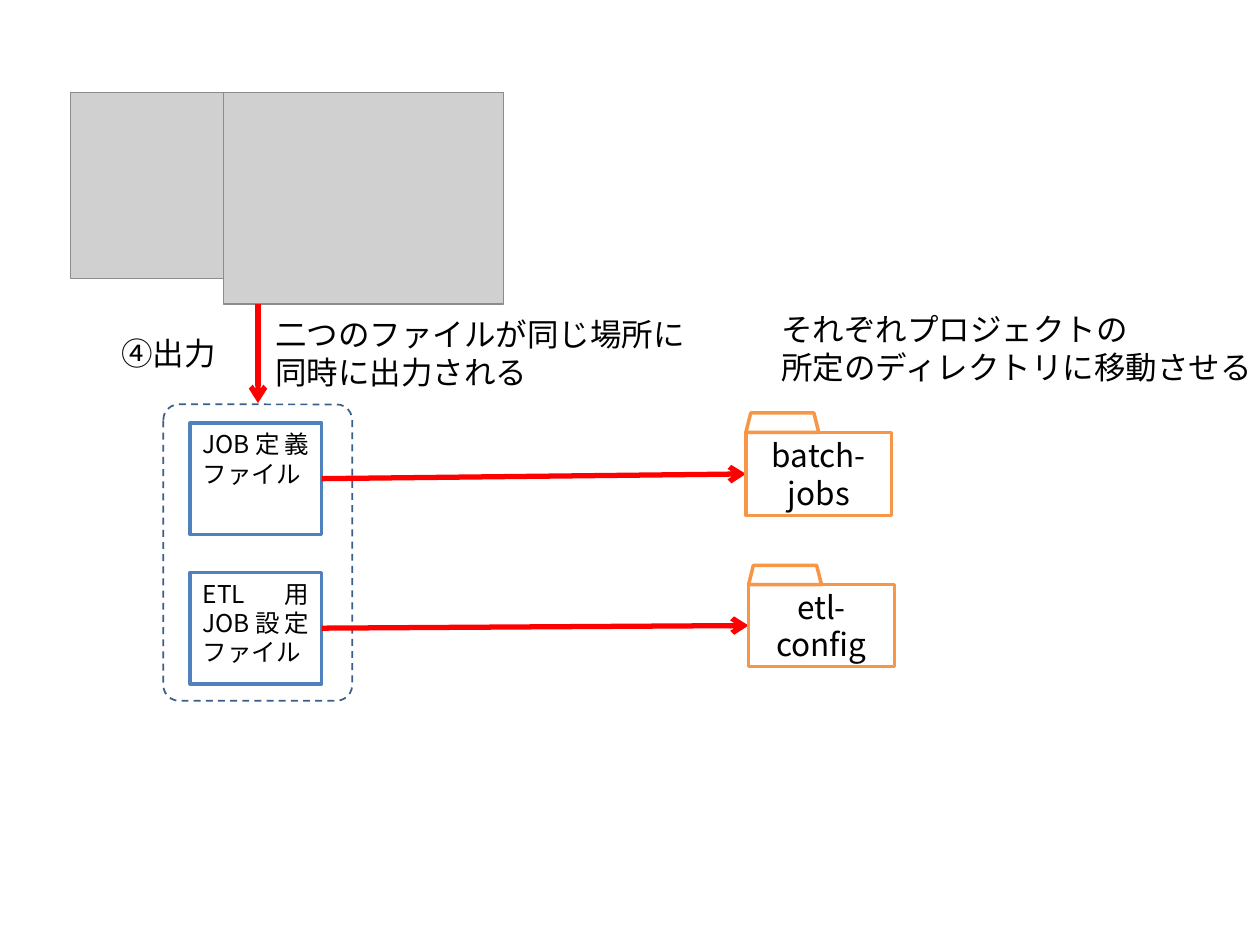
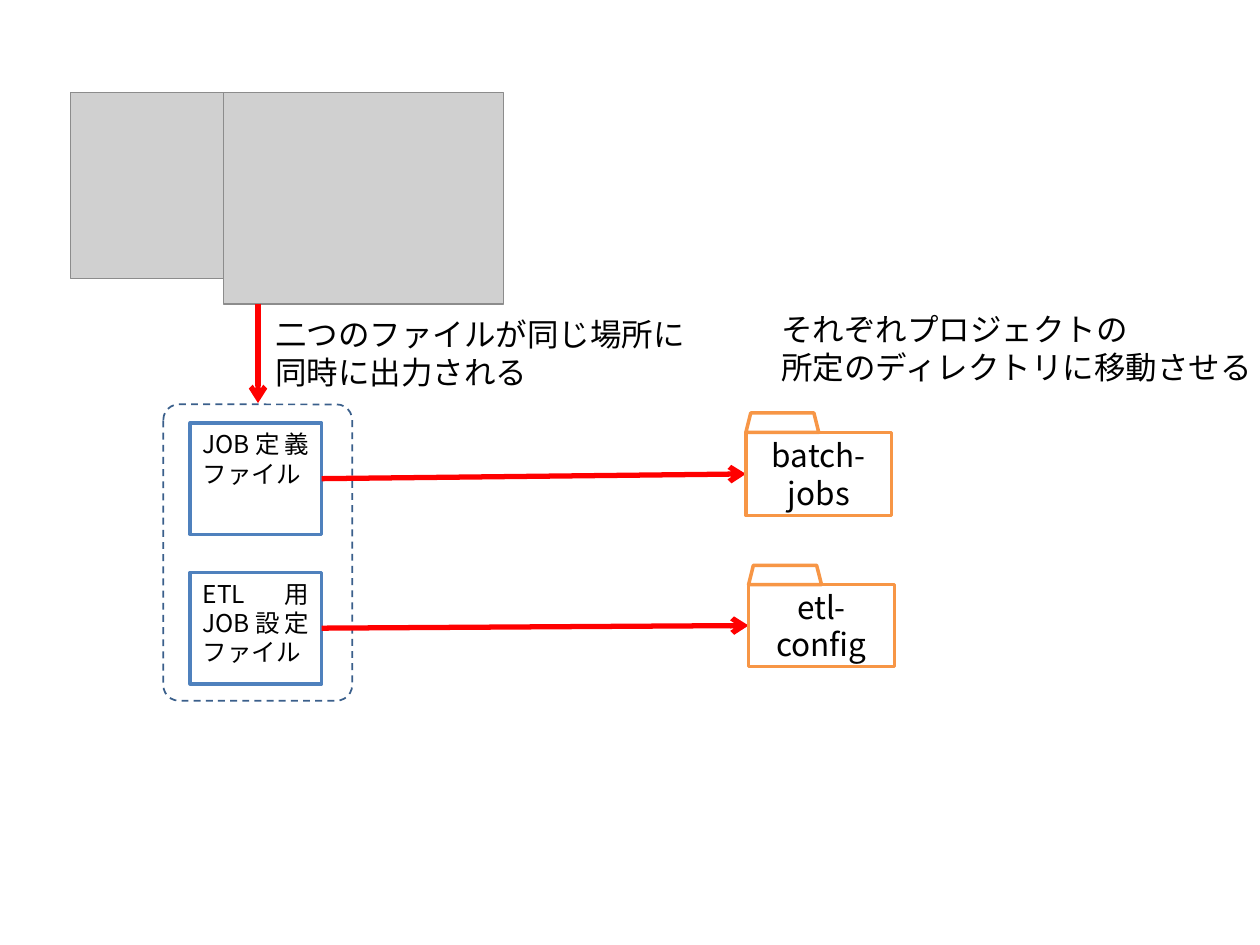
Before and after one commit to nablarch/nablarch-etl-designer, a slide deck: slide 23 of doc/image/etl-designer-images.pptx (slide 21 before the commit). Drawn at 1260x945 pixels with LibreOffice and Linux fonts; fonts in the diff are those of the drawing; grey boxes stand for pictures. Boxes give left, top, right and bottom in pixels: in the first picture for what was removed or moved away, otherwise in the second. Text is boxed around its words. In the diff, an @@ line names an element or a change of style, - is before the commit and + after.

```diff
--- a/doc/image/etl-designer-images.pptx
+++ b/doc/image/etl-designer-images.pptx
@@ text removed at <box>121,338,215,368</box> @@
-④出力
```
Also in this commit, not shown: 1 other slide changed, 3 slides added, 4 slides removed, 9 other files.
